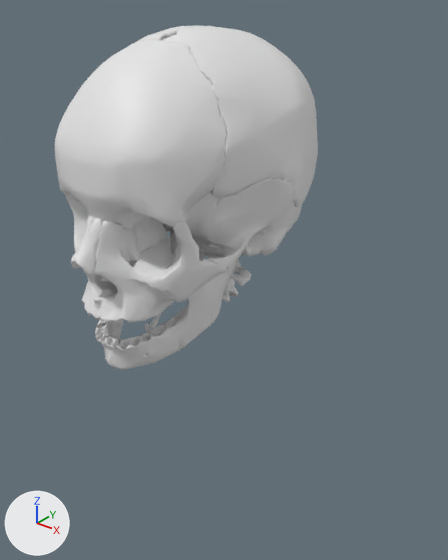
An edit to the glTF model public/models/bones.glb, drawn before and after from the same camera.
Before and after are seen from a 50 mm lens placed at (277.0, -301.0, 142.0), pointed at (18.0, 23.0, -59.0). Lighting does not change. The marker at lower left points along +X, +Y and +Z. The older version comes first. Where no turn or scale is listed for an object, it has been applied to the vertices.

Before the edit, the objects in view are built like this:
```python
me_b_frontal_m = bpy.data.meshes.new('b_frontal#M')
me_b_frontal_m.from_pydata(...)  # 3902 vertices, 7776 faces; spans x -61.2..61.2, y -34.6..34.6, z -53.3..53.3
me_b_maxilla_r = bpy.data.meshes.new('b_maxilla#R')
me_b_maxilla_r.from_pydata(...)  # 2399 vertices, 4798 faces; spans x -23.1..23.1, y -26.9..26.9, z -33.9..33.9
me_b_zygomatic_r = bpy.data.meshes.new('b_zygomatic#R')
me_b_zygomatic_r.from_pydata(...)  # 666 vertices, 1328 faces; spans x -15.4..15.4, y -19.5..19.5, z -27.4..27.4
ob_b_frontal_m = bpy.data.objects.new('b_frontal#M', me_b_frontal_m)
ob_b_frontal_m.location = (0.0, -47.6, 55.9)
ob_b_maxilla_r = bpy.data.objects.new('b_maxilla#R', me_b_maxilla_r)
ob_b_maxilla_r.location = (-22.9, -62.0, -18.7)
ob_b_zygomatic_r = bpy.data.objects.new('b_zygomatic#R', me_b_zygomatic_r)
ob_b_zygomatic_r.location = (-47.0, -47.2, -8.9)
# also in view: 'b_ethmoid#M' at (0.0, -49.0, -4.0); 'b_temporal#L' at (41.0, 8.0, -4.0); 'b_mandible#M' at (0.0, -38.0, -53.0); 'b_parietal#L' at (34.0, 36.0, 58.0); 'b_zygomatic#L' at (47.0, -47.0, -9.0)
```
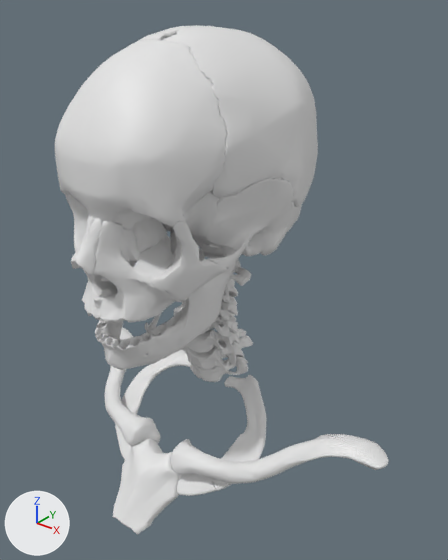
Pixel boxes (x1, y1, x2, y2) of what changed, in the pictures (448 x 560 px):
'b_clavicle#L', added: after (171, 434, 389, 484)
'b_manubrium#M', added: after (113, 439, 183, 534)
'b_rib1#L', added: after (176, 375, 267, 496)
'b_clavicle#R', added: after (95, 327, 160, 446)
'b_rib1#R', added: after (115, 350, 191, 460)
'b_c6#M', added: after (181, 329, 246, 371)
'b_c7#M', added: after (185, 335, 253, 382)
'b_c5#M', added: after (187, 321, 240, 355)
'b_c4#M', added: after (173, 300, 238, 337)
'b_c3#M', added: after (186, 293, 238, 321)

Edits to the bpy script that builds the scene:
```text
Add me_b_manubrium_m:
    me_b_manubrium_m.from_pydata(...)  # 933 vertices, 1862 faces; spans x -28.5..28.5, y -26.1..26.1, z -27.0..27.0
Add me_b_rib1_l:
    me_b_rib1_l.from_pydata(...)  # 1660 vertices, 3312 faces; spans x -27.4..27.4, y -42.6..42.6, z -34.0..34.0
Add me_b_rib1_r:
    me_b_rib1_r.from_pydata(...)  # 1660 vertices, 3312 faces; spans x -27.4..27.4, y -42.6..42.6, z -34.0..34.0
Add me_b_clavicle_l:
    me_b_clavicle_l.from_pydata(...)  # 777 vertices, 1550 faces; spans x -71.6..71.6, y -51.4..51.4, z -18.0..18.0
Add me_b_clavicle_r:
    me_b_clavicle_r.from_pydata(...)  # 777 vertices, 1550 faces; spans x -71.6..71.6, y -51.4..51.4, z -18.0..18.0
Add me_b_c7_m:
    me_b_c7_m.from_pydata(...)  # 753 vertices, 1514 faces; spans x -35.6..35.6, y -35.2..35.2, z -13.5..13.5
Add me_b_c6_m:
    me_b_c6_m.from_pydata(...)  # 802 vertices, 1612 faces; spans x -30.6..30.6, y -31.8..31.8, z -12.3..12.3
Add me_b_c5_m:
    me_b_c5_m.from_pydata(...)  # 813 vertices, 1634 faces; spans x -30.7..30.7, y -28.2..28.2, z -11.2..11.2
Add me_b_c4_m:
    me_b_c4_m.from_pydata(...)  # 674 vertices, 1356 faces; spans x -29.0..29.0, y -26.2..26.2, z -12.5..12.5
Add me_b_c3_m:
    me_b_c3_m.from_pydata(...)  # 850 vertices, 1708 faces; spans x -28.3..28.3, y -27.1..27.1, z -13.3..13.3
Add ob_b_manubrium_m:
    ob_b_manubrium_m = bpy.data.objects.new('b_manubrium#M', me_b_manubrium_m)
    ob_b_manubrium_m.location = (-0.1, -52.7, -213.1)
Add ob_b_rib1_l:
    ob_b_rib1_l = bpy.data.objects.new('b_rib1#L', me_b_rib1_l)
    ob_b_rib1_l.location = (43.7, -4.1, -177.4)
Add ob_b_rib1_r:
    ob_b_rib1_r = bpy.data.objects.new('b_rib1#R', me_b_rib1_r)
    ob_b_rib1_r.location = (-43.7, -4.1, -177.4)
Add ob_b_clavicle_l:
    ob_b_clavicle_l = bpy.data.objects.new('b_clavicle#L', me_b_clavicle_l)
    ob_b_clavicle_l.location = (82.8, 5.9, -182.8)
Add ob_b_clavicle_r:
    ob_b_clavicle_r = bpy.data.objects.new('b_clavicle#R', me_b_clavicle_r)
    ob_b_clavicle_r.location = (-82.8, 5.9, -182.8)
Add ob_b_c7_m:
    ob_b_c7_m = bpy.data.objects.new('b_c7#M', me_b_c7_m)
    ob_b_c7_m.location = (0.0, 47.1, -138.0)
Add ob_b_c6_m:
    ob_b_c6_m = bpy.data.objects.new('b_c6#M', me_b_c6_m)
    ob_b_c6_m.location = (0.0, 39.9, -124.0)
Add ob_b_c5_m:
    ob_b_c5_m = bpy.data.objects.new('b_c5#M', me_b_c5_m)
    ob_b_c5_m.location = (0.0, 34.8, -109.9)
Add ob_b_c4_m:
    ob_b_c4_m = bpy.data.objects.new('b_c4#M', me_b_c4_m)
    ob_b_c4_m.location = (0.1, 31.5, -96.9)
Add ob_b_c3_m:
    ob_b_c3_m = bpy.data.objects.new('b_c3#M', me_b_c3_m)
    ob_b_c3_m.location = (0.0, 31.9, -83.6)
```
